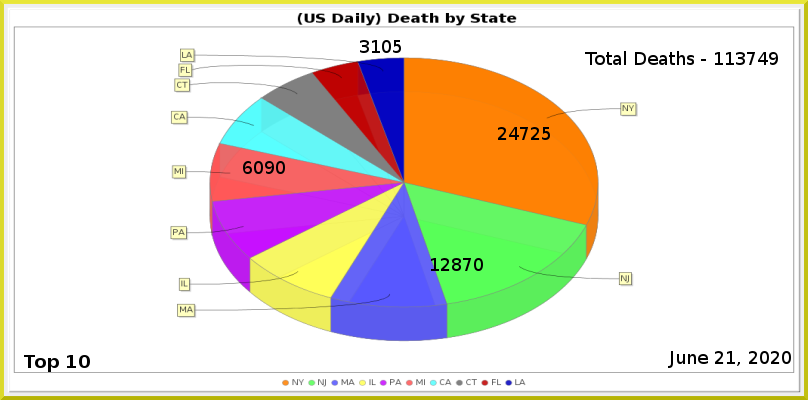
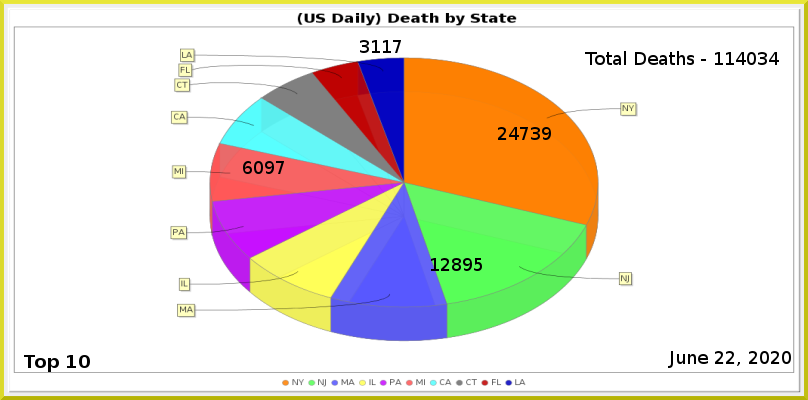
Comparing the layer stacks of the two 808 × 400 images. Changes:
painted on "Least" over [382, 40, 401, 53]
painted on "MI" over [276, 161, 285, 174]
painted on "NJ" over [463, 258, 483, 271]
painted on "NY" over [531, 127, 551, 140]
renamed "Total Deaths - 113749" to "Total Deaths - 114034", painted on it over [736, 52, 779, 65]
painted on "Current Date" over [726, 351, 735, 364]
